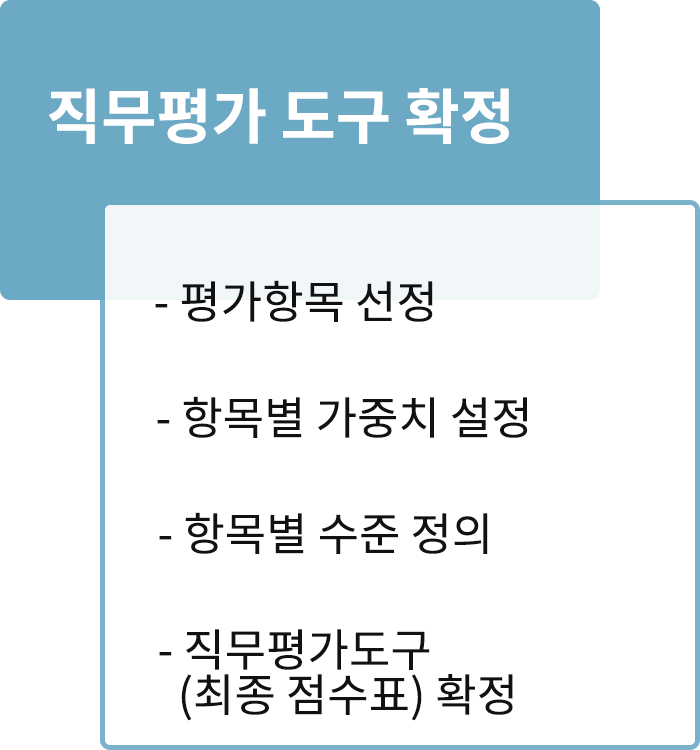
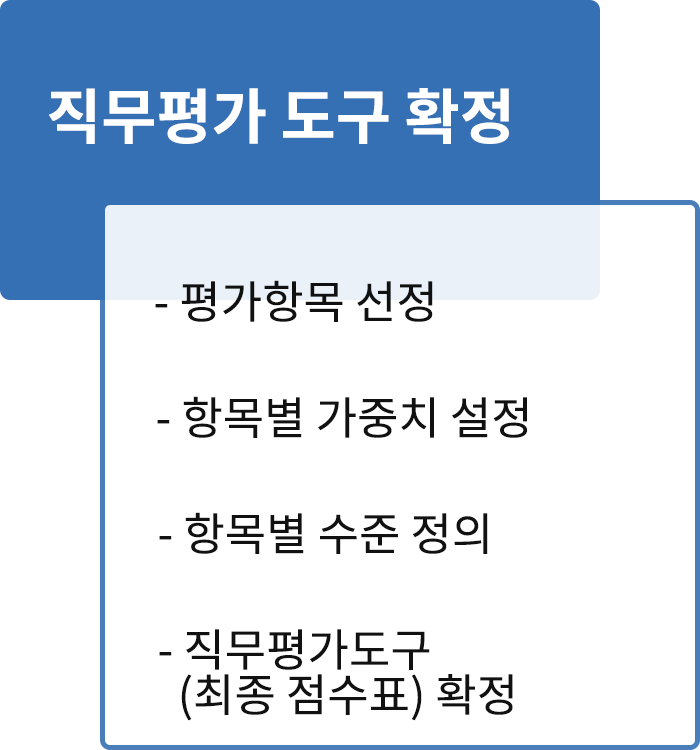
Revision of a layered 700 × 750 image; what changed, layer by layer:
painted on "모서리가 둥근 직사각형 2" over [100, 200, 700, 750]
painted on "모서리가 둥근 직사각형 1" over [0, 0, 600, 300]
